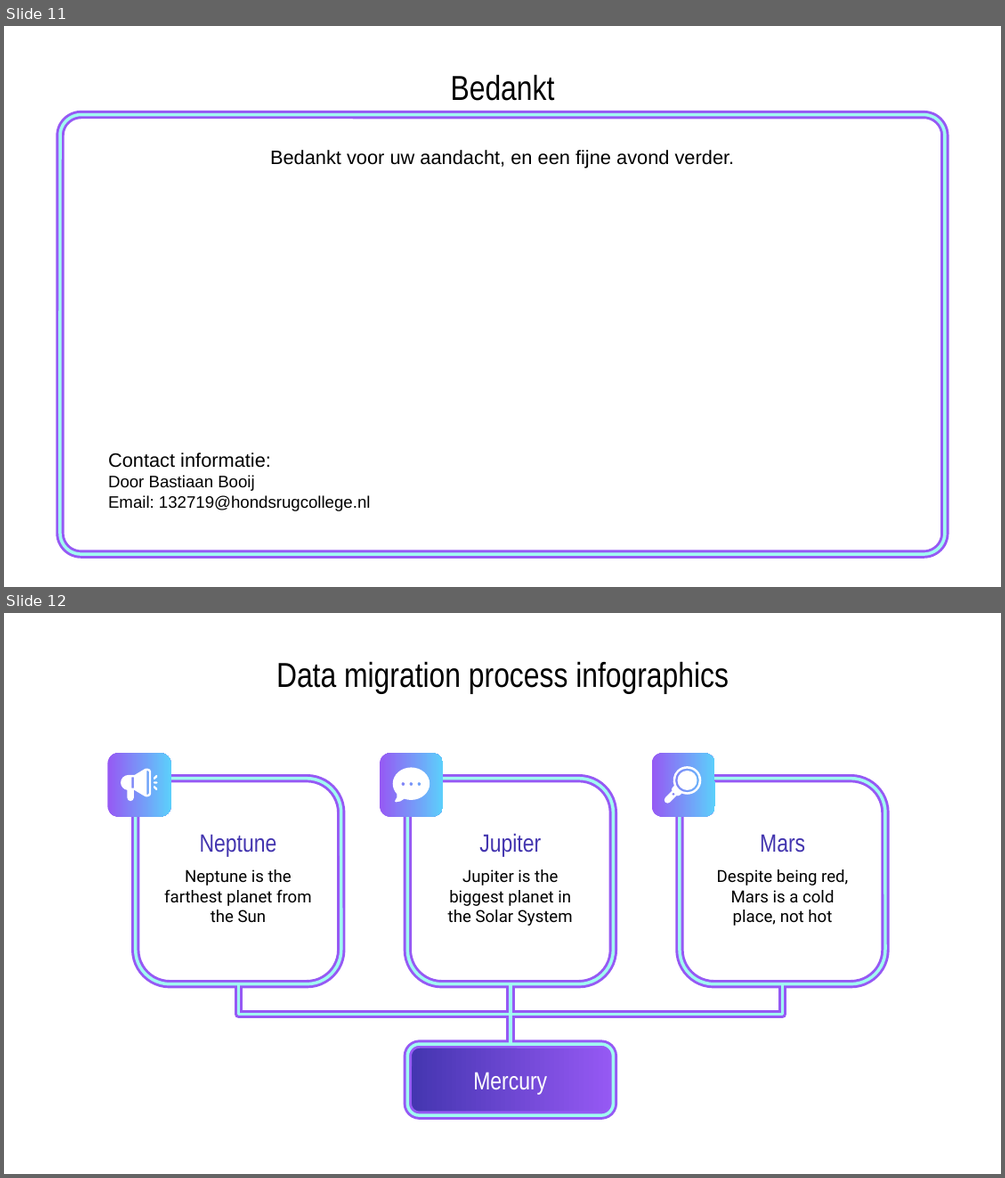
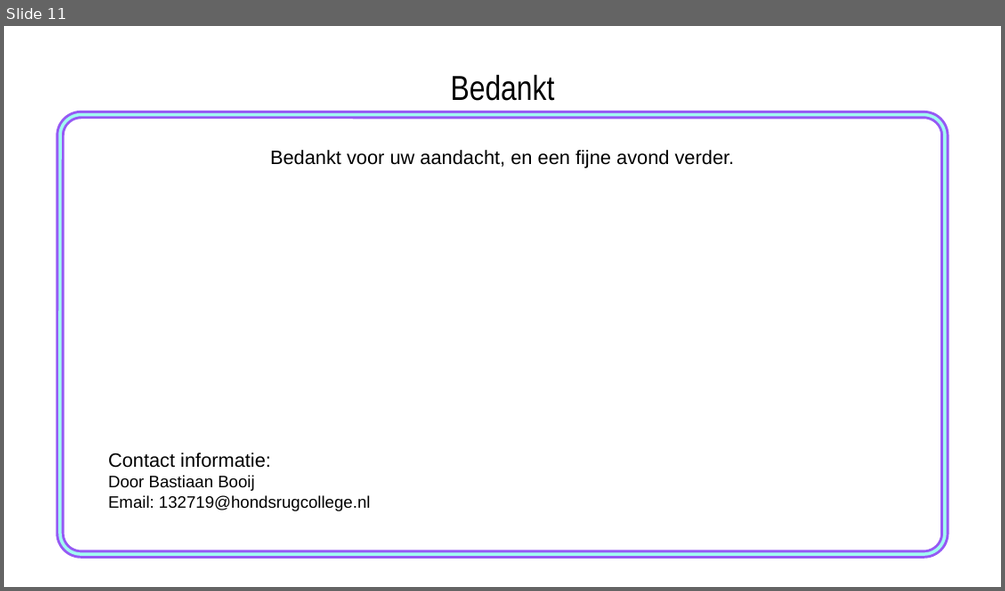
Before and after one commit to BasBaas08/workload-sharing-cluster, a slide deck: WSC-presentatie.pptx. Shown one above the other, each under a label of ours: slides 11 and 12 before the commit, slide 11 after it. The pictures are 1005x1178 and 1005x591 pixels, drawn with LibreOffice and Linux fonts; fonts in the diff are those of the drawing. Boxes give left, top, right and bottom in pixels: in the first picture for what was removed or moved away, otherwise in the second. Text is boxed around its words. In the diff, an @@ line names an element or a change of style, - is before the commit and + after.

```diff
--- a/WSC-presentatie.pptx
+++ b/WSC-presentatie.pptx
@@ slide 12 removed at (4, 613, 1001, 1174), background #FFFFFF @@
@@ title removed at (276, 661, 728, 694) @@
-Data migration process infographics
@@ rounded rectangle removed at (107, 753, 171, 816) @@
@@ group removed at (121, 769, 159, 802): 4 freeform shapes @@
@@ rounded rectangle removed at (380, 753, 444, 816) @@
@@ freeform shape removed at (393, 768, 429, 803) @@
@@ rounded rectangle removed at (652, 753, 716, 816) @@
@@ freeform shape removed at (663, 766, 703, 803) @@
@@ freeform shape removed at (677, 771, 696, 790) @@
@@ rounded rectangle removed at (136, 779, 341, 984) @@
@@ rounded rectangle removed at (136, 779, 341, 984) @@
@@ rounded rectangle removed at (408, 779, 613, 984) @@
@@ rounded rectangle removed at (408, 779, 613, 984) @@
@@ rounded rectangle removed at (680, 779, 885, 984) @@
@@ rounded rectangle removed at (680, 779, 885, 984) @@
@@ text removed at (200, 834, 277, 857) @@
-Neptune
@@ text removed at (479, 833, 541, 857) @@
-Jupiter
@@ text removed at (760, 834, 805, 852) @@
-Mars
@@ text removed at (164, 869, 312, 922) @@
-Neptune is the farthest planet from the Sun
@@ text removed at (448, 869, 573, 925) @@
-Jupiter is the biggest planet in the Solar System
@@ text removed at (717, 869, 848, 925) @@
-Despite being red, Mars is a cold place, not hot
@@ elbow line removed from (238, 984) to (510, 1044) @@
@@ elbow line removed from (238, 984) to (510, 1044) @@
@@ elbow line removed from (783, 984) to (510, 1044) @@
@@ line removed from (510, 984) to (510, 1044) @@
@@ elbow line removed from (783, 984) to (510, 1044) @@
@@ line removed from (510, 984) to (510, 1044) @@
@@ rounded rectangle removed at (408, 1044, 613, 1114) @@
@@ rounded rectangle removed at (408, 1044, 613, 1114) @@
@@ text removed at (473, 1071, 547, 1094) @@
-Mercury
```
Also in this commit, not shown: 3 slides changed, 18 other slides removed, 1 other file.
